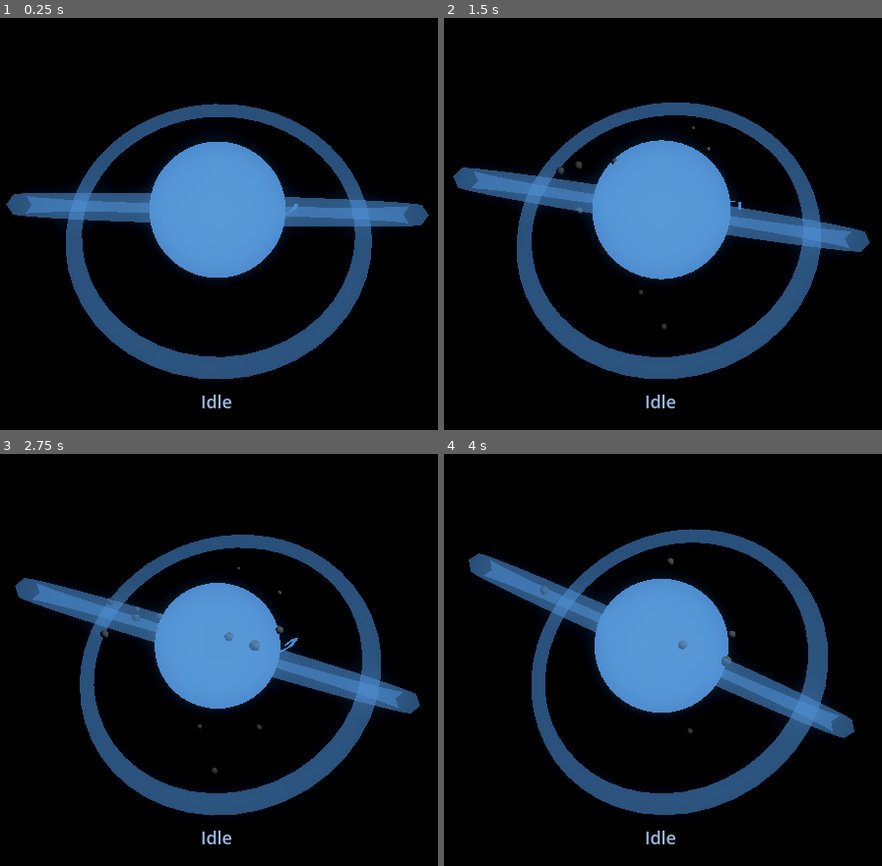
Above: before the commit, frames 1-4 (two rows, left to right).
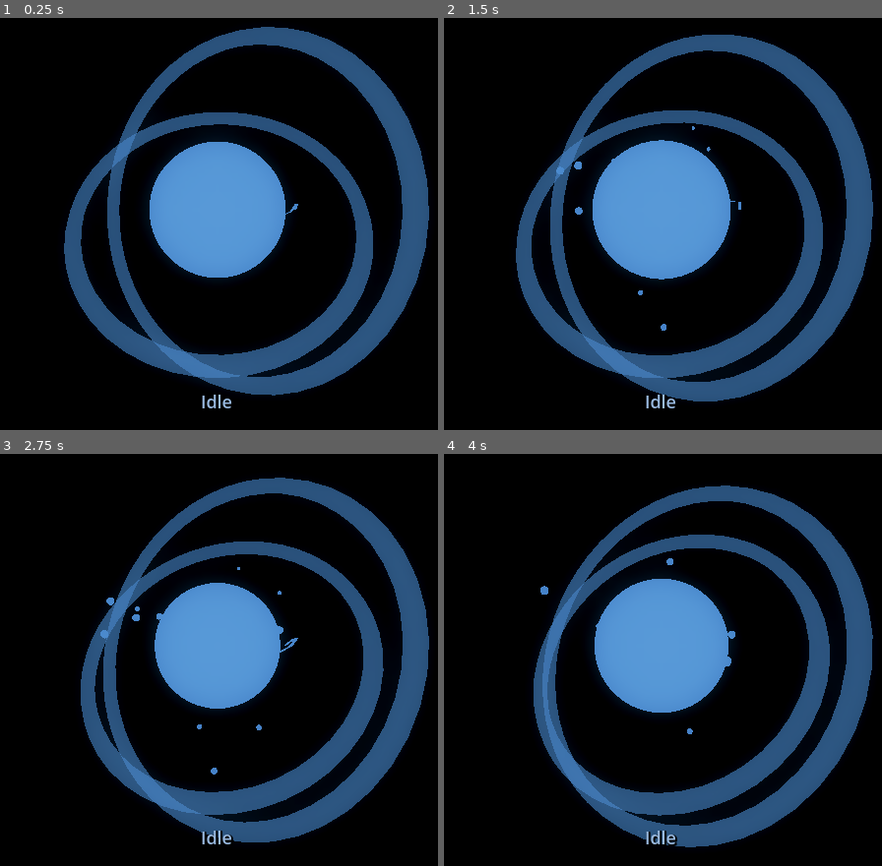
Above: after the commit, the same moments.

Repository: OppiRah/jairus-voice-assistant
Game: Godot game, scene res://orb_scene.tscn
The game is run twice, just before and just after one commit, with the same random seed, the same clock (stepped at 60 frames per second) and the same inputs.
Inputs:
- Up to frame 1 (0.25 s): no input
- Up to frame 2 (1.5 s): no input
- Up to frame 3 (2.75 s): no input
- Up to frame 4 (4 s): no input

The runs differ from the first frame. In frame 1, 16% of the frame differs, in the area x 1-98%, y 2-92%; in frame 2, 16%; in frame 3, 16%, in the area x 3-98%, y 5-95%; in frame 4, 16%.

Commit message:
Orb rendering-quality pass — fixed camera framing, bloom visibility, particle materials to match intended visual target.
Co-Authored-By: Claude Sonnet 5 <noreply@anthropic.com>
Claude-Session: https://claude.ai/code/session_0196esfdyBdf7Yz3EnSK4RrM

Diff:
--- a/src/jairus/interfaces/renderer/godot_project/orb_controller.gd
+++ b/src/jairus/interfaces/renderer/godot_project/orb_controller.gd
@@ -52,8 +52,21 @@
 # lockstep, reading as two independent orbits rather than one ring
 # duplicated.
 const RING_B_SPEED_FACTOR := -0.7  # negative: opposite direction, slightly slower
-const RING_A_INITIAL_TILT_DEG := 60.0  # tilt around X
-const RING_B_INITIAL_TILT_DEG := 75.0  # tilt around Y -- a different axis than RingA, for visual variety
+
+# Both rings tilt the same amount away from facing the camera (TorusMesh's
+# default face-normal is the local Z axis, which starts pointed straight at
+# Camera3D) -- confirmed via a real rendered screenshot that RING_TILT_DEG's
+# distance from 0 controls how edge-on a ring reads, regardless of which
+# axis it's tilted around: the original pass tilted RingA 60 degrees around
+# X (read as a clear ellipse) but RingB 75 degrees around Y (read as a
+# nearly edge-on flat bar, since 75 degrees is much closer to the 90-degree
+# edge-on limit). Both rings now share the same X tilt so both stay equally
+# readable, and RingB gets an additional Z-axis roll on top -- a roll spins
+# the already-tilted ellipse's orientation within the image plane without
+# changing how edge-on it is, so it's the safe way to make the two rings
+# still look like distinct crossing orbits.
+const RING_TILT_DEG := 55.0  # tilt around X, shared by both rings
+const RING_B_ROLL_DEG := 90.0  # RingB's extra Z-axis roll, applied after the shared tilt
 
 # Energy arcs: built once as static ribbon meshes at _ready() (regenerating
 # geometry every frame is real, avoidable CSG/mesh-rebuild cost this pass
@@ -196,6 +209,7 @@
 var _ring_material_b: StandardMaterial3D
 var _arc_material_a: StandardMaterial3D
 var _arc_material_b: StandardMaterial3D
+var _particle_material: StandardMaterial3D
 var _current_activity := "Idle"  # matches ActivityLabel's own .tscn default text
 var _activity_tween: Tween
 
@@ -203,17 +217,29 @@
 func _ready() -> void:
 	_material = StandardMaterial3D.new()
 	_material.shading_mode = BaseMaterial3D.SHADING_MODE_UNSHADED
+	_material.emission_enabled = true  # see _make_translucent_material()'s comment -- same fix, applied here too
 	core.set_surface_override_material(0, _material)
 	_environment = world_environment.environment
 	_apply_color(_current_color)
 
+	# AmbientParticles previously drew with no material at all (its
+	# SphereMesh_particle draw pass had no surface material assigned), so it
+	# fell back to Godot's default lit material -- dim gray dots relying on
+	# the scene's one weak OmniLight3D, not the bright glowing sparks the
+	# rest of the orb uses. material_override replaces that for every
+	# particle instance with the same emissive/unshaded material family as
+	# the core/rings/arcs, tinted from _current_color each frame in _process().
+	_particle_material = _make_translucent_material()
+	particles.material_override = _particle_material
+
 	_ring_material_a = _make_translucent_material()
 	ring_a.set_surface_override_material(0, _ring_material_a)
-	ring_a.rotate_x(deg_to_rad(RING_A_INITIAL_TILT_DEG))
+	ring_a.rotate_x(deg_to_rad(RING_TILT_DEG))
 
 	_ring_material_b = _make_translucent_material()
 	ring_b.set_surface_override_material(0, _ring_material_b)
-	ring_b.rotate_y(deg_to_rad(RING_B_INITIAL_TILT_DEG))
+	ring_b.rotate_x(deg_to_rad(RING_TILT_DEG))
+	ring_b.rotate_z(deg_to_rad(RING_B_ROLL_DEG))
 
 	_arc_material_a = _make_translucent_material()
 	arc_a.mesh = _build_arc_mesh(0.0)
@@ -238,6 +264,14 @@
 	mat.shading_mode = BaseMaterial3D.SHADING_MODE_UNSHADED
 	mat.transparency = BaseMaterial3D.TRANSPARENCY_ALPHA
 	mat.cull_mode = BaseMaterial3D.CULL_DISABLED
+	# emission_enabled defaults to false on StandardMaterial3D -- without it,
+	# setting .emission/.emission_energy_multiplier does nothing at all, and
+	# the WorldEnvironment's glow effect (which only blooms pixels above
+	# glow_hdr_threshold) never sees anything bright enough to bloom. This
+	# was the confirmed root cause of "no visible glow" (rendering-quality
+	# pass): every value in STATE_PROFILES was real, but no material had
+	# emission switched on to make use of them.
+	mat.emission_enabled = true
 	return mat
 
 
@@ -310,6 +344,9 @@
 	if particles:
 		particles.amount_ratio = clamp(particle_baseline + _level, 0.0, 1.0)
 		particles.speed_scale = profile["particle_speed"]
+	_particle_material.albedo_color = _current_color
+	_particle_material.emission = _current_color
+	_particle_material.emission_energy_multiplier = EMISSION_ENERGY
 
 	var glow_intensity: float = profile["glow_intensity"]
 	var glow_strength: float = profile["glow_strength"]
--- a/src/jairus/interfaces/renderer/godot_project/project.godot
+++ b/src/jairus/interfaces/renderer/godot_project/project.godot
@@ -10,7 +10,7 @@
 
 config/name="Jairus Orb Renderer PoC"
 run/main_scene="res://orb_scene.tscn"
-config/features=PackedStringArray("4.7", "GL Compatibility")
+config/features=PackedStringArray("4.7", "Forward Mobile")
 
 [display]
 
@@ -24,7 +24,20 @@
 
 [rendering]
 
-renderer/rendering_method="gl_compatibility"
+; Switched from gl_compatibility to mobile (Vulkan Forward Mobile) during
+; the rendering-quality pass: confirmed via a real rendered screenshot
+; that WorldEnvironment glow (STATE_PROFILES' glow_intensity/glow_strength)
+; never actually blooms under gl_compatibility in this Godot 4.7.2 build,
+; even with materials' emission properly enabled, while the identical
+; scene shows real glow under mobile. ORB_RENDERER_INVESTIGATION.md flags
+; a known Windows 11 + Vulkan transparent-window bug (window goes black
+; when focused) as a risk of leaving gl_compatibility -- tested directly on
+; this machine before switching: forced the real window into focus under
+; the mobile renderer and captured a real OS-level desktop screenshot;
+; desktop content visibly showed through the window and glow rendered
+; correctly, so that bug does not reproduce here (this project's window is
+; also small/fixed-size, matching the doc's own lower-risk caveat).
+renderer/rendering_method="mobile"
 renderer/rendering_method.mobile="gl_compatibility"
 environment/defaults/default_clear_color=Color(0, 0, 0, 0)
 textures/vram_compression/import_etc2_astc=true
